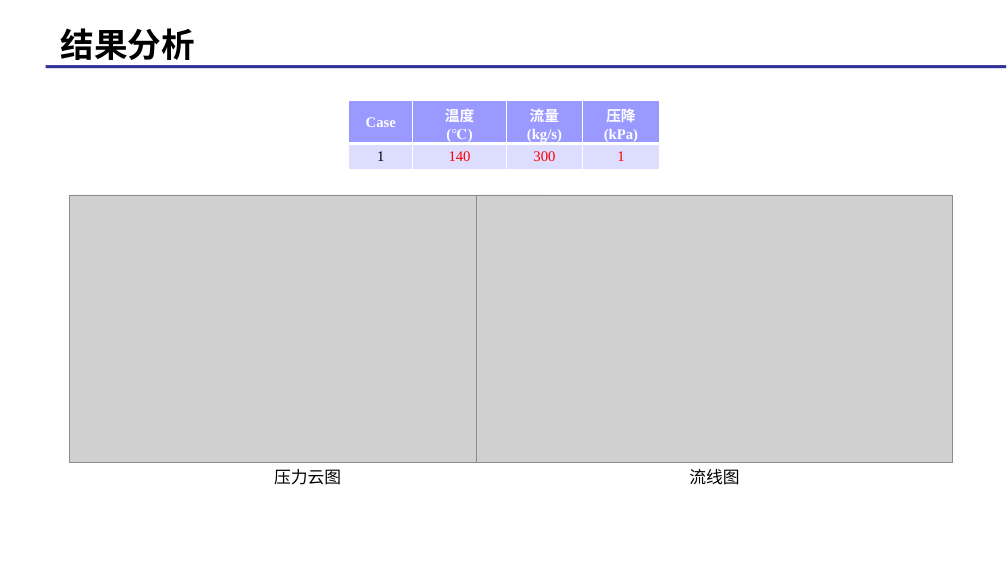
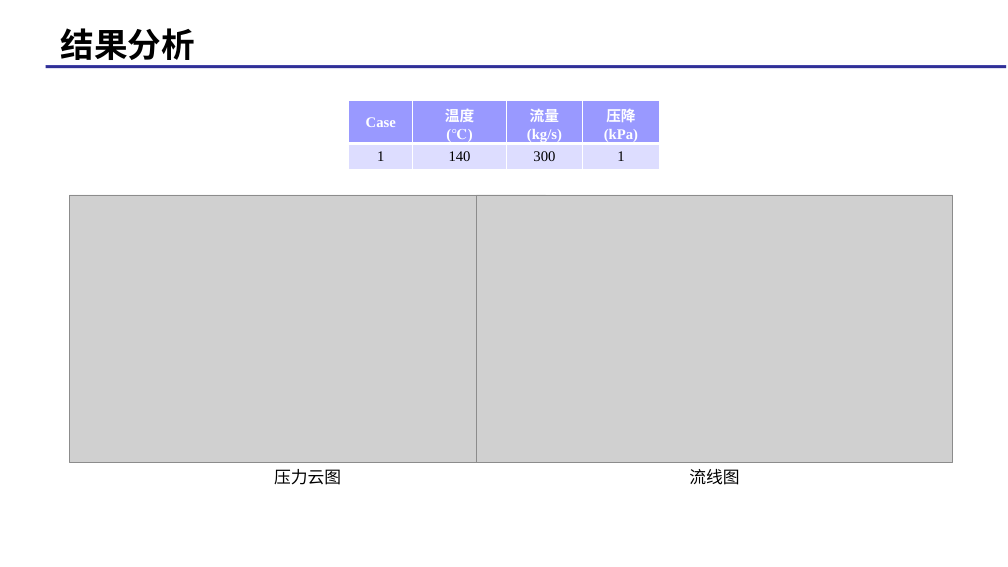
Before and after one commit to Kakuzu0703/TR, a slide deck: slide 4 of 50EG_Report.pptx. Drawn at 1008x567 pixels with LibreOffice and Linux fonts; fonts in the diff are those of the drawing; grey boxes stand for pictures. Boxes give left, top, right and bottom in pixels: in the first picture for what was removed or moved away, otherwise in the second. Text is boxed around its words. In the diff, an @@ line names an element or a change of style, - is before the commit and + after.

```diff
--- a/50EG_Report.pptx
+++ b/50EG_Report.pptx
@@ table at (349, 101, 659, 169) @@
@@ text colour #FF0000 to #000000 in "140", "300", "1" @@
```
Also in this commit, not shown: 1 other slide changed, 2 other files.
